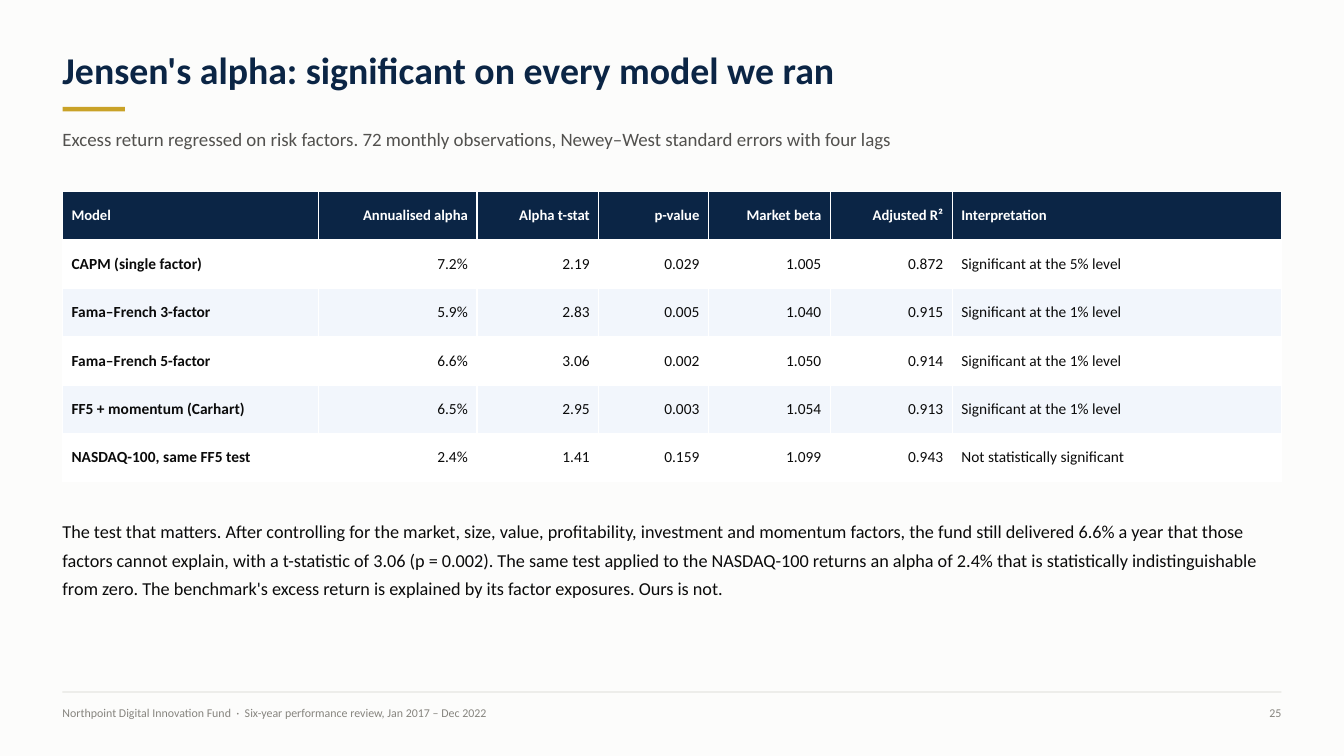
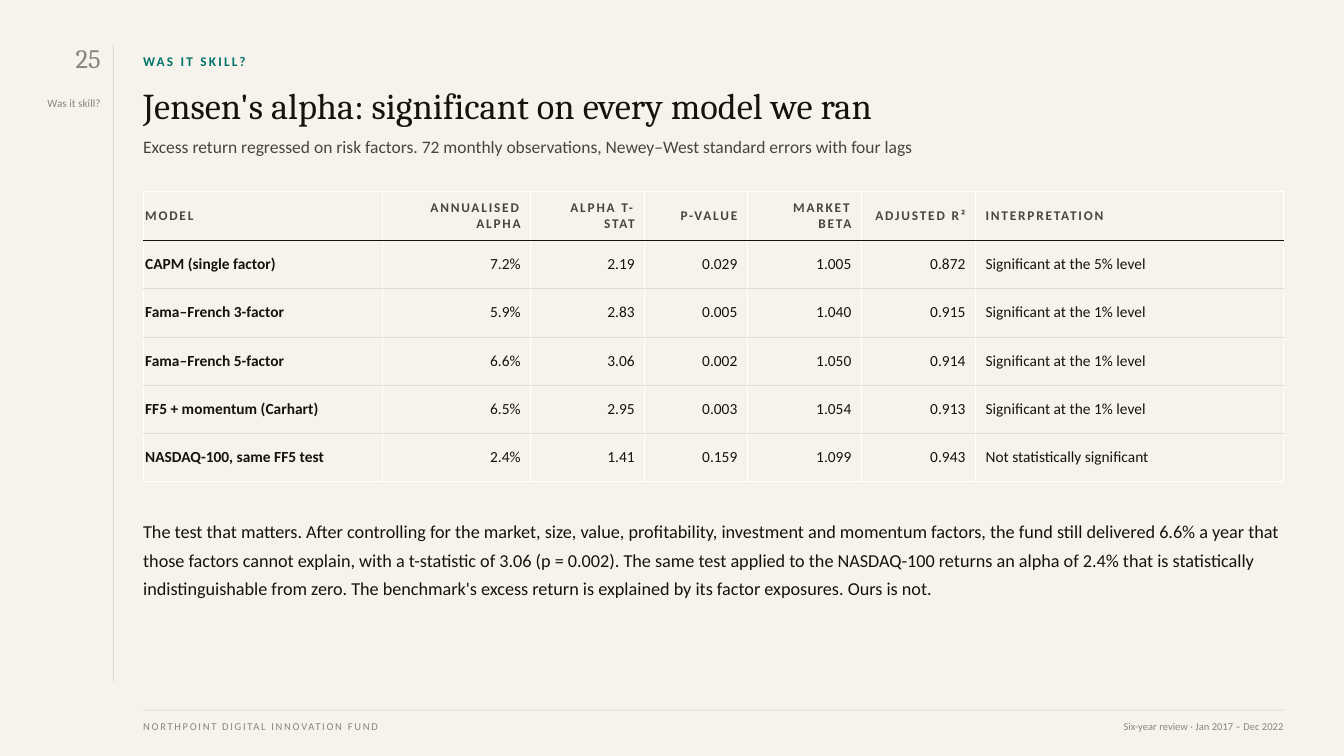
Before and after one commit to sleepdiff-web/CLAUDE, a slide deck: slide 25 of finc13303-portfolio-performance/deliverables/FINC13303_Ass2_PortfolioPerformance_14053836_OConnor.pptx. Drawn at 1344x756 pixels with LibreOffice and Linux fonts; fonts in the diff are those of the drawing. Boxes give left, top, right and bottom in pixels: in the first picture for what was removed or moved away, otherwise in the second. Text is boxed around its words. In the diff, an @@ line names an element or a change of style, - is before the commit and + after.

```diff
--- a/finc13303-portfolio-performance/deliverables/FINC13303_Ass2_PortfolioPerformance_14053836_OConnor.pptx
+++ b/finc13303-portfolio-performance/deliverables/FINC13303_Ass2_PortfolioPerformance_14053836_OConnor.pptx
@@ background #FCFCFB to #F6F3EC @@
@@ text "25": place and size @@
-text "25" at (1269,709,1281,717)
+text "25" at (76,50,101,68)
@@ text "25" at (76,50,101,68): size 8.5 to 19 pt, font Calibri to Cambria, text colour #86847E to #8C8478 @@
@@ rectangle added at (113,44,114,682), fill #E2DCCF @@
@@ text added at (143,52,1051,77), 9.5 pt, text #00736A, bold @@
+WAS IT SKILL?
@@ text "Jensen's alpha: significant on every ...": place and size @@
-text "Jensen's alpha: significant on every ..." at (62,57,835,91)
+text "Jensen's alpha: significant on every ..." at (143,93,872,127)
@@ text "Jensen's alpha: significant on every ..." at (143,93,872,127): size 27 to 26 pt, font Calibri to Cambria, text colour #0B2545 to #16130F, bold off; line spacing 1.05 to 1.02 @@
@@ text added at (47,99,100,107), 8 pt, text #8C8478 @@
+Was it skill?
@@ rectangle removed at (63,107,125,111) @@
@@ text "Excess return regressed on risk ...": place and size @@
-text "Excess return regressed on risk ..." at (62,133,891,149)
+text "Excess return regressed on risk ..." at (143,141,912,156)
@@ text "Excess return regressed on risk ..." at (143,141,912,156): size 13.5 to 12.5 pt, text colour #52514E to #4A443C; line spacing 1.2 to 1.22 @@
@@ table at (143,192,1284,482) @@
-row 1: Model | Annualised alpha | Alpha t-stat | p-value | Market beta | Adjusted R² | Interpretation
+row 1: MODEL | ANNUALISED ALPHA | ALPHA T-STAT | P-VALUE | MARKET BETA | ADJUSTED R² | INTERPRETATION
@@ fill #0B2545 to none in row 1 @@
@@ fill #FFFFFF to none in 21 cells @@
@@ fill #F2F6FC to none in 14 cells @@
@@ text colour #0B0B0B to #16130F in "CAPM (single factor)", "7.2%", "2.19", "0.029" and 31 more places @@
@@ borders changed @@
@@ table: place and size @@
-table at (63,192,1282,482)
+table at (143,192,1284,482)
@@ text "The test that matters. After ...": place and size @@
-text "The test that matters. After ..." at (62,525,1256,598)
+text "The test that matters. After ..." at (143,525,1278,598)
@@ text "The test that matters. After ..." at (143,525,1278,598): text colour #0B0B0B to #16130F @@
@@ text at (62,709,486,719): text changed; size 8.5 to 7.5 pt; text colour #86847E to #8C8478 @@
-Northpoint Digital Innovation Fund · Six-year performance review, Jan 2017 – Dec 2022
+NORTHPOINT DIGITAL INNOVATION FUND
@@ rectangle: place and size @@
-rectangle at (63,692,1281,693)
+rectangle at (143,710,1284,711)
@@ rectangle at (143,710,1284,711): fill #E6E5E1 to #E2DCCF @@
@@ text added at (1124,723,1283,732), 7.5 pt, text #8C8478 @@
+Six-year review · Jan 2017 – Dec 2022
```
Also in this commit, not shown: 48 other slides changed, 41 other files.
